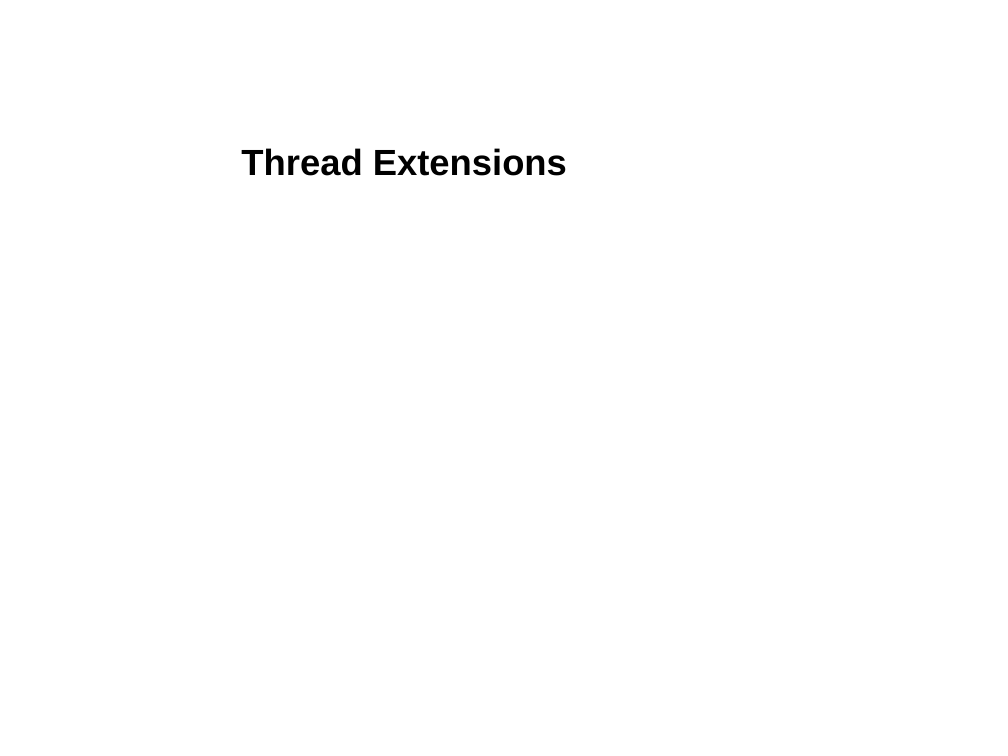
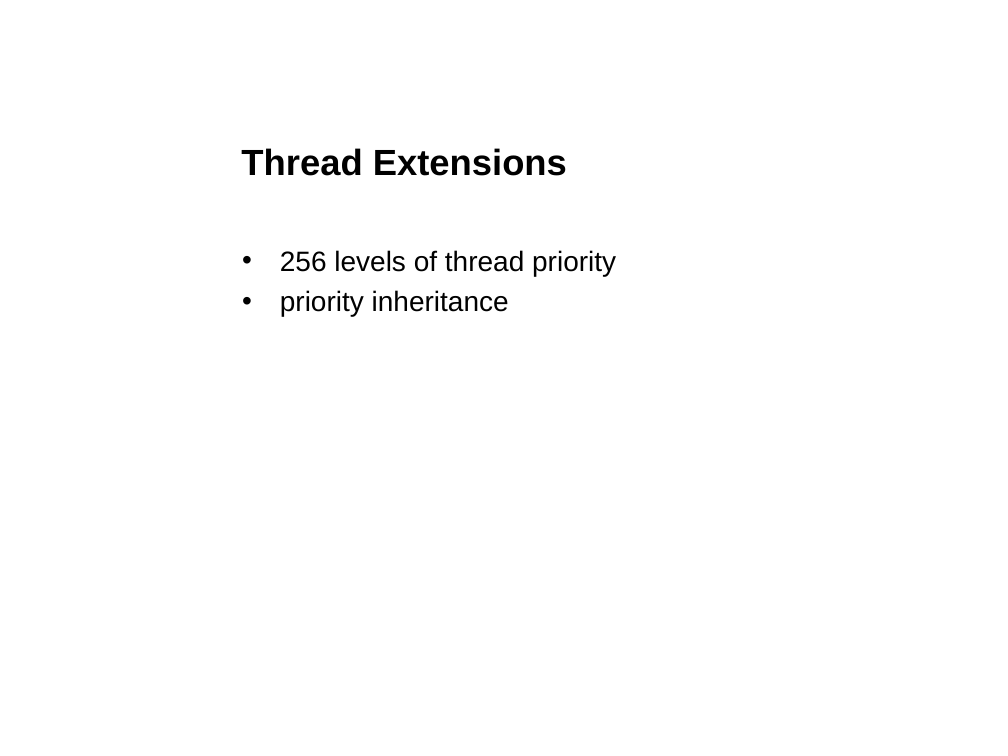
Before and after one commit to eojthejudge/softwaredesigndocs, a slide deck: slide 5 of Portieren/Marktuebersicht_Windows_Embedded.ppt. Drawn at 1008x756 pixels with LibreOffice and Linux fonts; fonts in the diff are those of the drawing; background and template pictures are left out. Boxes give left, top, right and bottom in pixels: in the first picture for what was removed or moved away, otherwise in the second. Text is boxed around its words. In the diff, an @@ line names an element or a change of style, - is before the commit and + after.

```diff
--- a/Portieren/Marktuebersicht_Windows_Embedded.ppt
+++ b/Portieren/Marktuebersicht_Windows_Embedded.ppt
@@ text added at bbox=[280, 250, 616, 316], 20 pt, text #000000 @@
+• 256 levels of thread priority
+• priority inheritance
```
Also in this commit, not shown: 2 other slides changed, 3 slides added, 3 slides removed.
